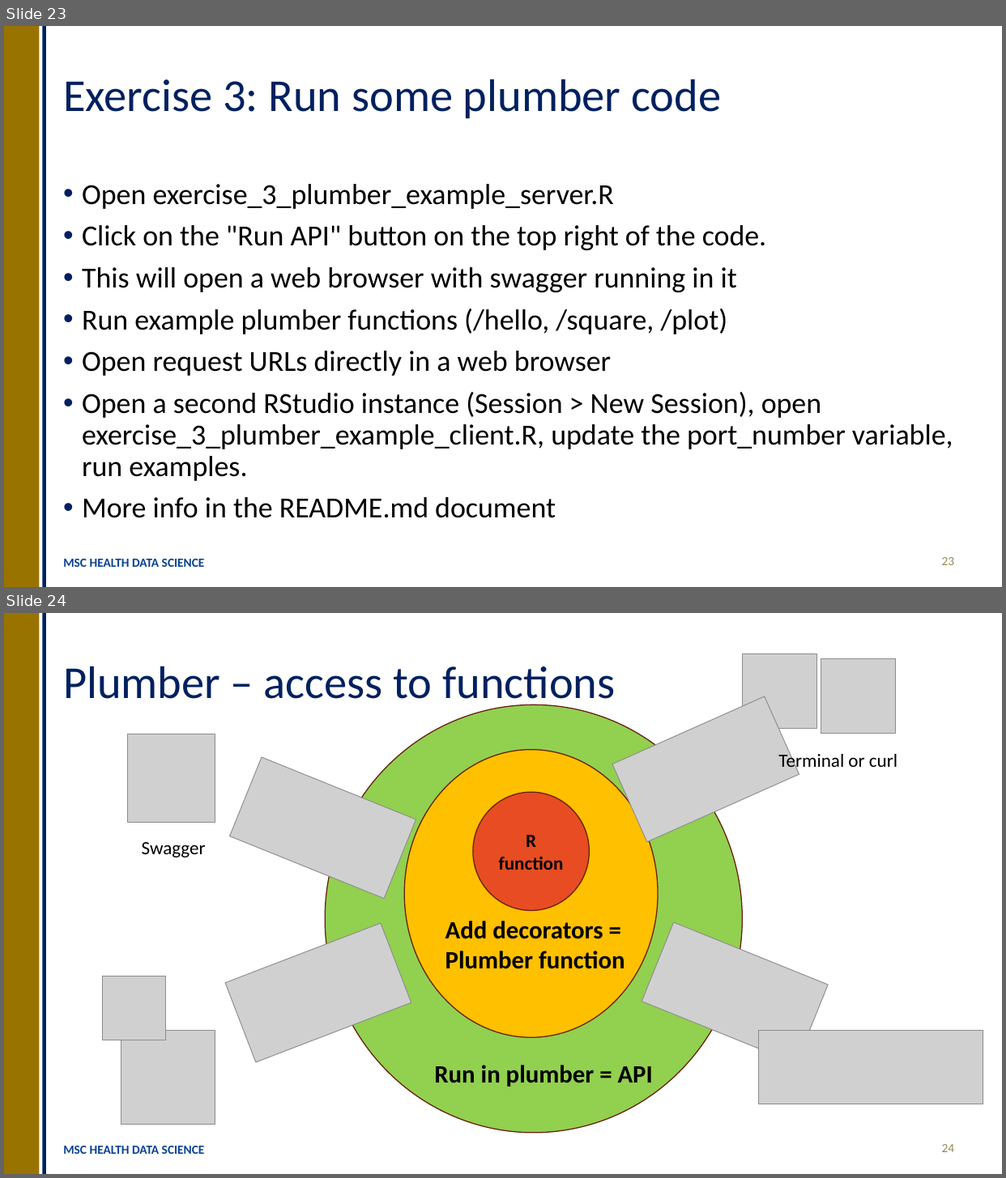
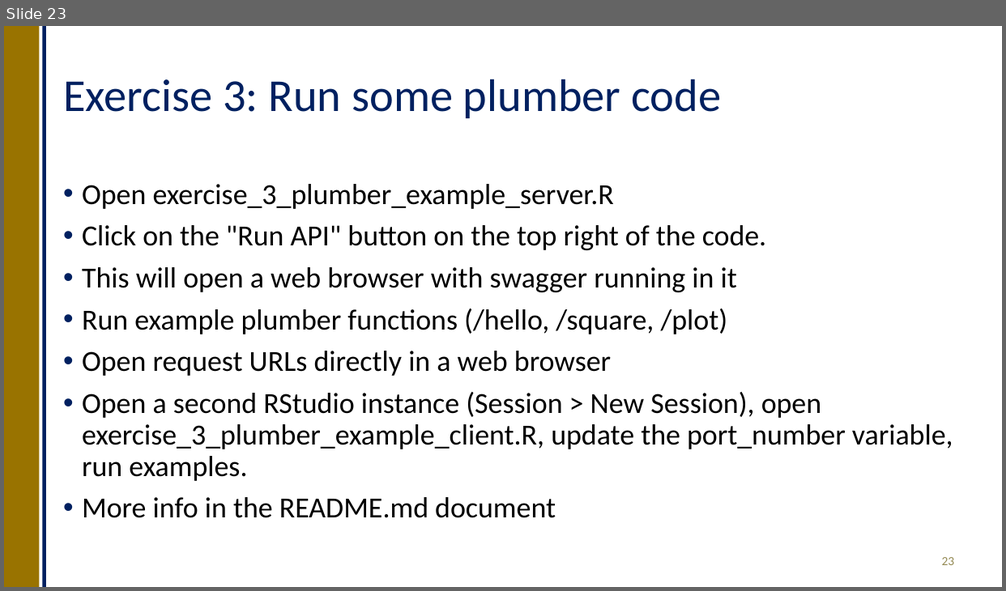
Before and after one commit to OllyButters/HDS-plumber, a slide deck: api_plumber_slides.pptx. Shown one above the other, each under a label of ours: slides 23 and 24 before the commit, slide 23 after it. The pictures are 1006x1178 and 1006x591 pixels, drawn with LibreOffice and Linux fonts; fonts in the diff are those of the drawing; grey boxes stand for pictures. Boxes give left, top, right and bottom in pixels: in the first picture for what was removed or moved away, otherwise in the second. Text is boxed around its words. In the diff, an @@ line names an element or a change of style, - is before the commit and + after.

```diff
--- a/api_plumber_slides.pptx
+++ b/api_plumber_slides.pptx
@@ slide 24 removed at (4, 613, 1002, 1174), background #FFFFFF; not listed: 2 template elements that a slide beside it also shows @@
@@ picture removed at (742, 654, 817, 729) @@
@@ picture removed at (820, 658, 896, 734) @@
@@ title removed at (63, 666, 615, 709) @@
-Plumber – access to functions
@@ ellipse removed at (325, 705, 743, 1133) @@
@@ picture removed at (613, 696, 799, 841) @@
@@ picture removed at (127, 735, 215, 822) @@
@@ picture removed at (230, 757, 416, 899) @@
@@ ellipse removed at (404, 750, 658, 1038) @@
@@ text removed at (778, 751, 897, 772) @@
-Terminal or curl
@@ ellipse removed at (473, 792, 590, 910) @@
-R function
@@ text removed at (142, 842, 206, 858) @@
-Swagger
@@ picture removed at (226, 923, 411, 1063) @@
@@ text removed at (445, 921, 625, 969) @@
-Add decorators = Plumber function
@@ picture removed at (641, 922, 828, 1064) @@
@@ picture removed at (103, 976, 166, 1041) @@
@@ picture removed at (121, 1030, 215, 1124) @@
@@ picture removed at (759, 1031, 983, 1105) @@
@@ text removed at (434, 1065, 653, 1087) @@
-Run in plumber = API
@@ text removed at (63, 1146, 205, 1154) @@
-MSC HEALTH DATA SCIENCE
@@ page number removed at (942, 1144, 955, 1152) @@
-24
@@ slide 23 changed as well @@
@@ text removed at (63, 559, 205, 567) @@
-MSC HEALTH DATA SCIENCE
```
Also in this commit, not shown: 23 other slides changed, 2 slides added, 1 other slide removed, 1 other file.
